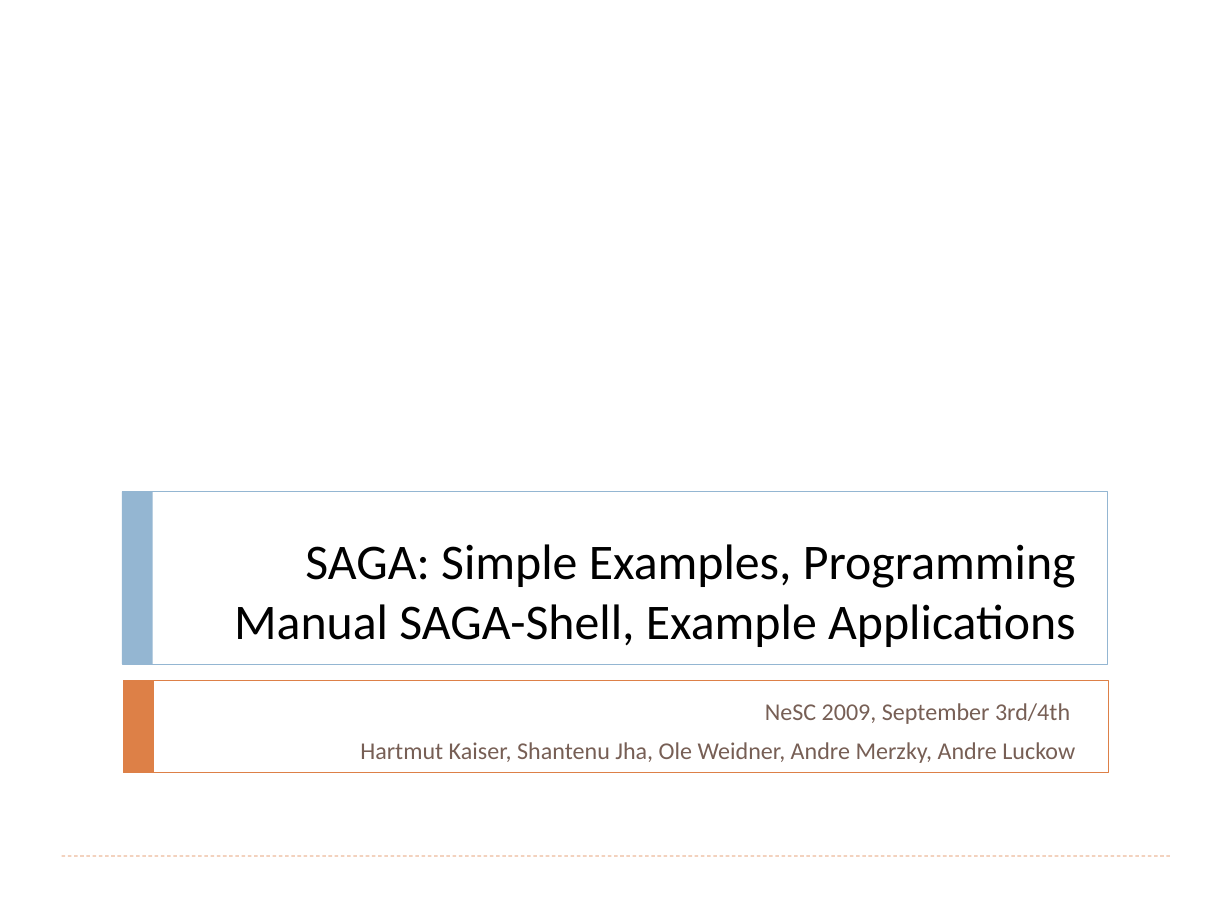
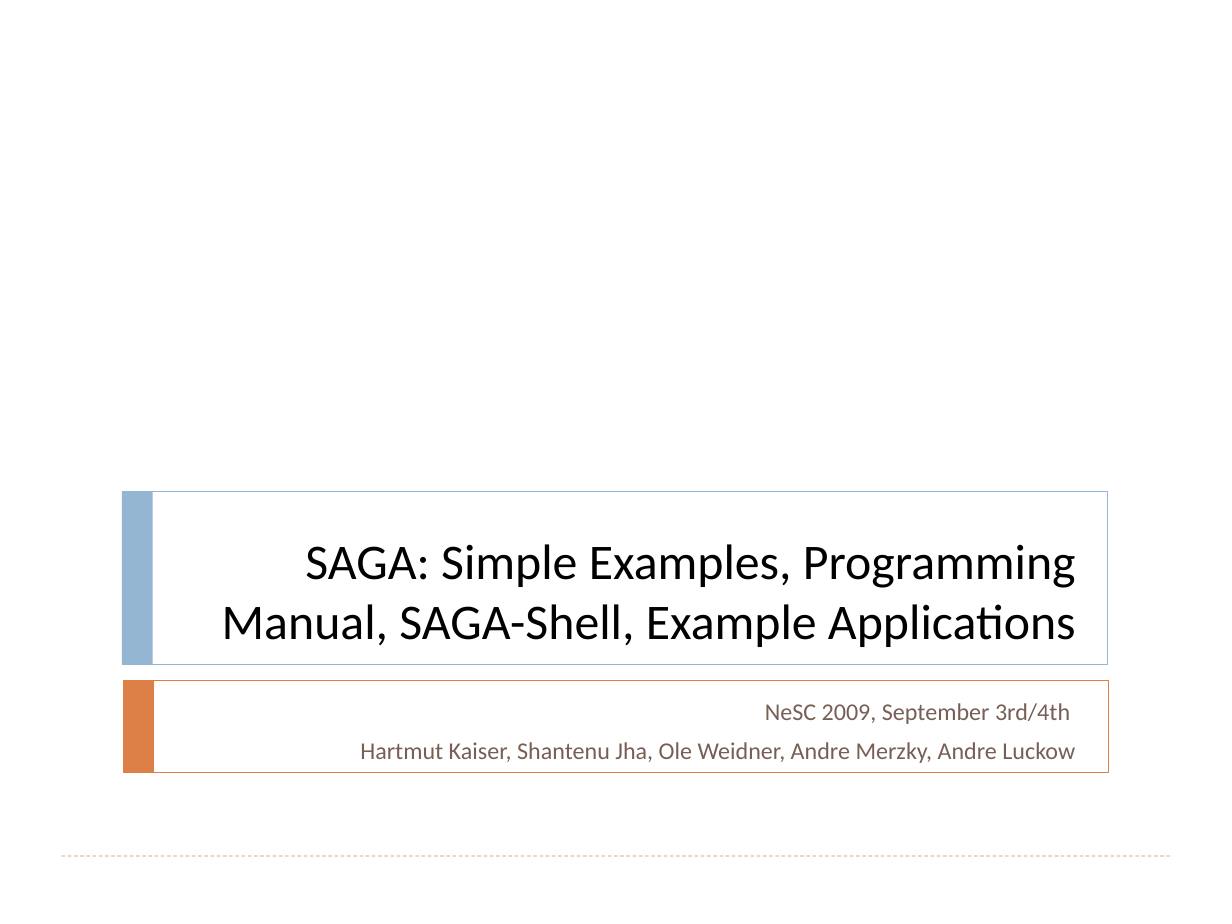
Before and after one commit to saga-project/saga-cpp-legacy-projects, a slide deck: slide 1 of tutorial/NeSC-2009/NeSC09-Practical-PPT.pptx. Drawn at 1232x924 pixels with LibreOffice and Linux fonts; fonts in the diff are those of the drawing. Boxes give left, top, right and bottom in pixels: in the first picture for what was removed or moved away, otherwise in the second. Text is boxed around its words. In the diff, an @@ line names an element or a change of style, - is before the commit and + after.

```diff
--- a/tutorial/NeSC-2009/NeSC09-Practical-PPT.pptx
+++ b/tutorial/NeSC-2009/NeSC09-Practical-PPT.pptx
@@ title at [222, 544, 1076, 647]: text changed @@
-SAGA: Simple Examples, Programming Manual SAGA-Shell, Example Applications
+SAGA: Simple Examples, Programming Manual, SAGA-Shell, Example Applications
```
Also in this commit, not shown: 2 other slides changed, 1 other file.
